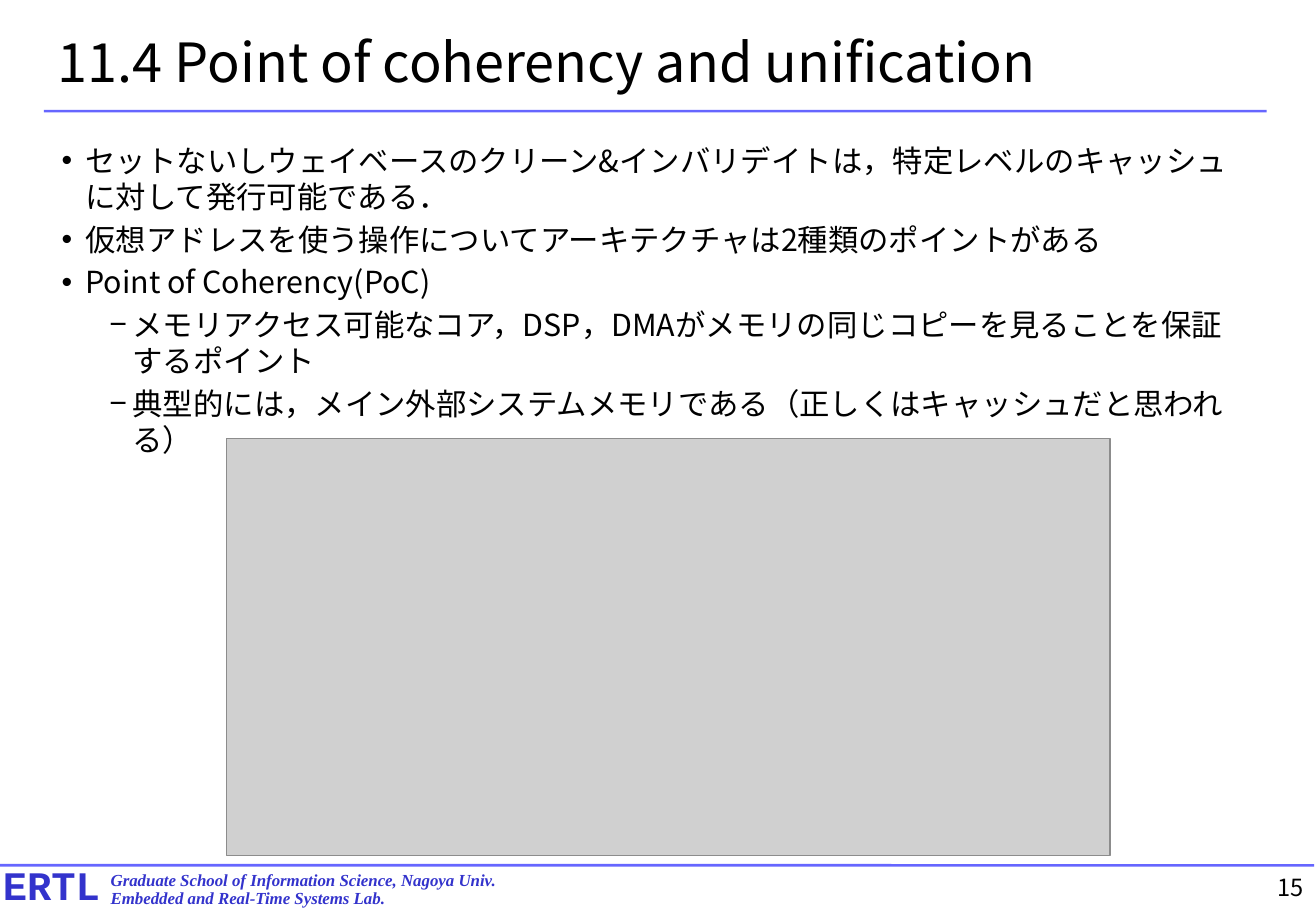
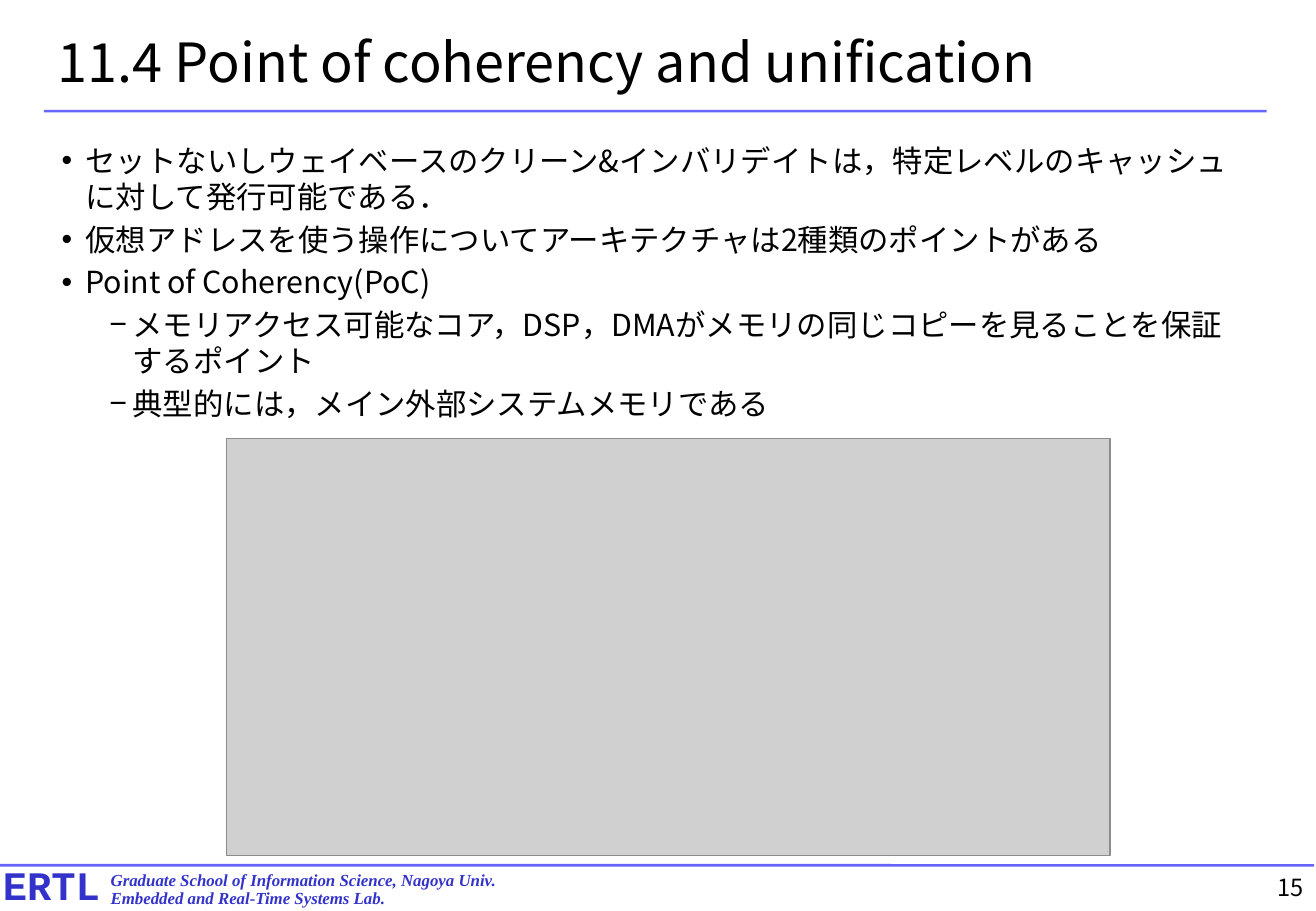
Before and after one commit to exshonda/arm64_basic, a slide deck: slide 15 of text/9.chapter11.pptx. Drawn at 1316x911 pixels with LibreOffice and Linux fonts; fonts in the diff are those of the drawing; grey boxes stand for pictures. Boxes give left, top, right and bottom in pixels: in the first picture for what was removed or moved away, otherwise in the second. Text is boxed around its words. In the diff, an @@ line names an element or a change of style, - is before the commit and + after.

```diff
--- a/text/9.chapter11.pptx
+++ b/text/9.chapter11.pptx
@@ text at (133,389,770,418): text changed @@
-  − 典型的には，メイン外部システムメモリである（正しくはキャッシュだと思われる）
+  − 典型的には，メイン外部システムメモリである
```
Also in this commit, not shown: 3 other slides changed.
